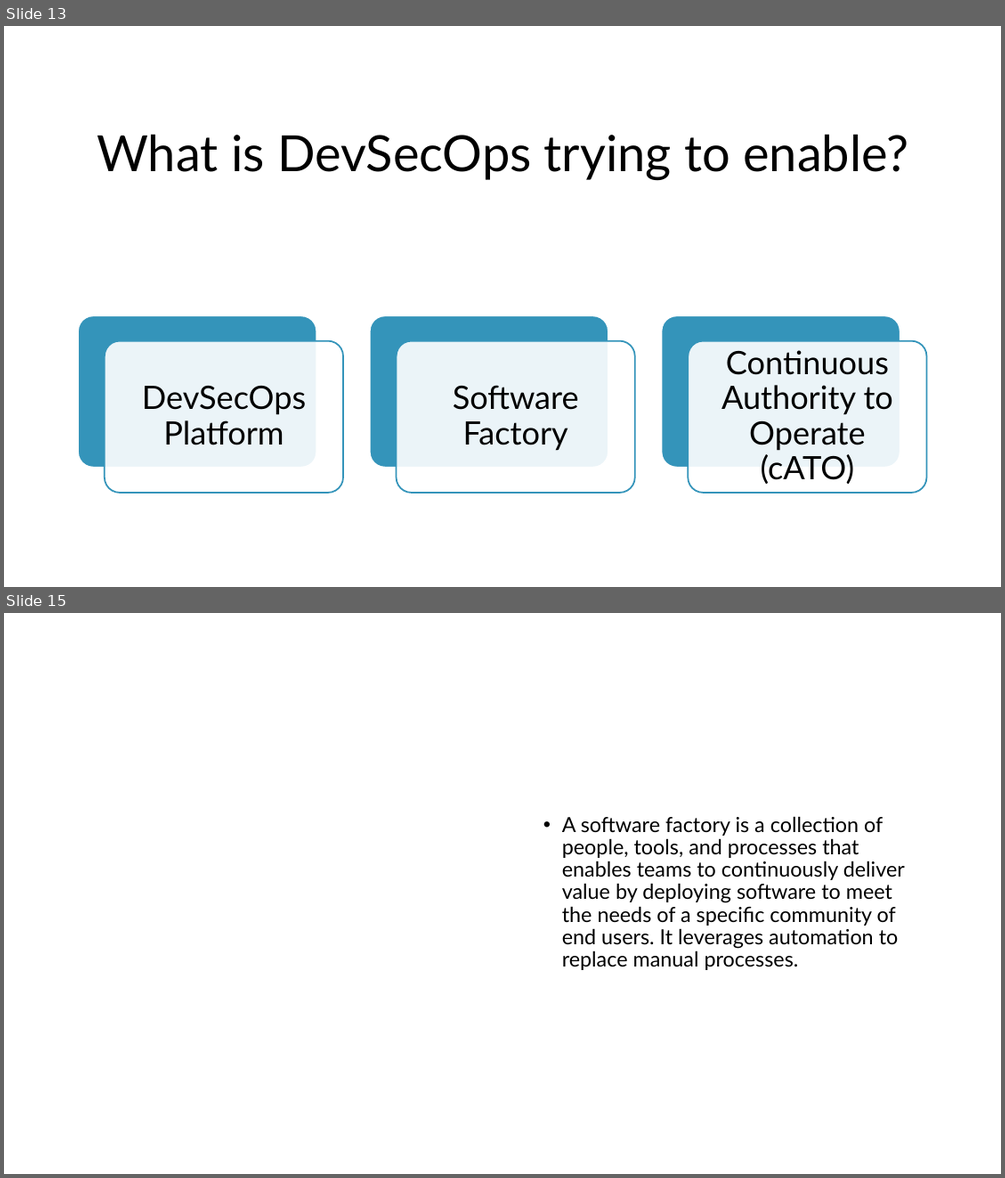
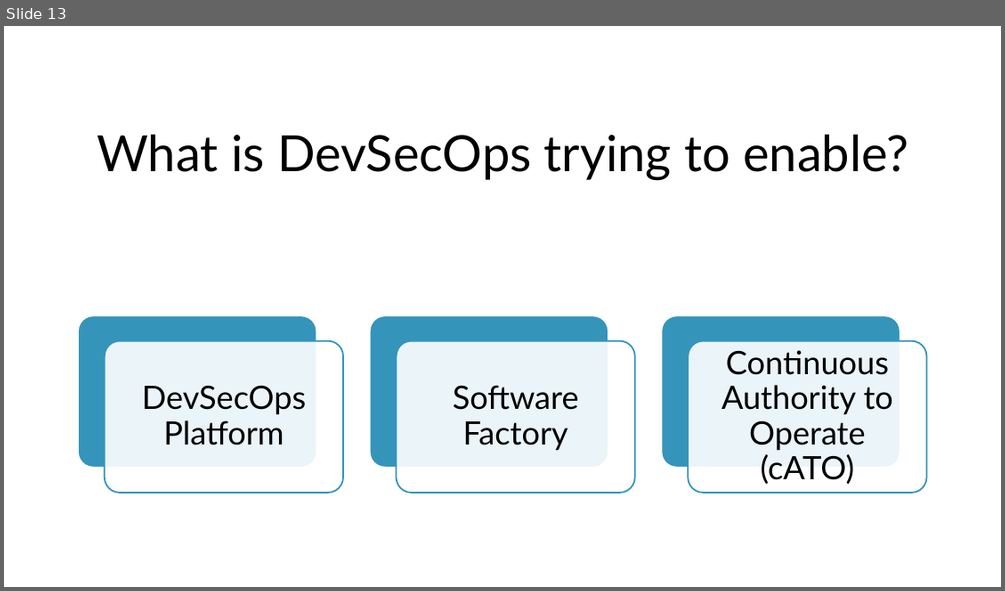
Before and after one commit to seanherbert105/DevSecOps-Course, a slide deck: presentation/DevSecOps Course.pptx. Shown one above the other, each under a label of ours: slides 13 and 15 before the commit, slide 13 after it; the slides between them are not shown. The pictures are 1005x1178 and 1005x591 pixels, drawn with LibreOffice and Linux fonts; fonts in the diff are those of the drawing. Boxes give left, top, right and bottom in pixels: in the first picture for what was removed or moved away, otherwise in the second. Text is boxed around its words. In the diff, an @@ line names an element or a change of style, - is before the commit and + after.

```diff
--- a/presentation/DevSecOps Course.pptx
+++ b/presentation/DevSecOps Course.pptx
@@ slide 15 removed at bbox=[4, 613, 1001, 1174], background #FFFFFF @@
@@ text removed at bbox=[562, 816, 905, 970] @@
-• A software factory is a collection of people, tools, and processes that enables teams to continuously deliver value by deploying software to meet the needs of a specific community of end users. It leverages automation to replace manual processes.
```
Also in this commit, not shown: 12 slides changed, 2 slides added, 4 other slides removed.
